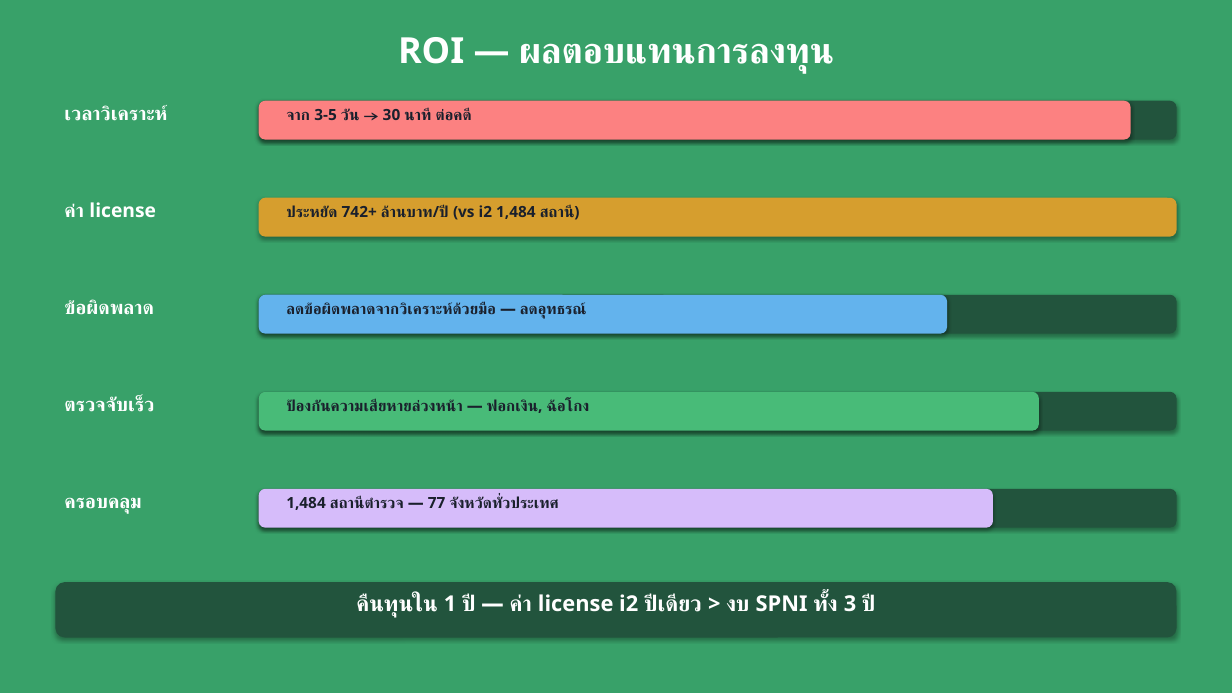
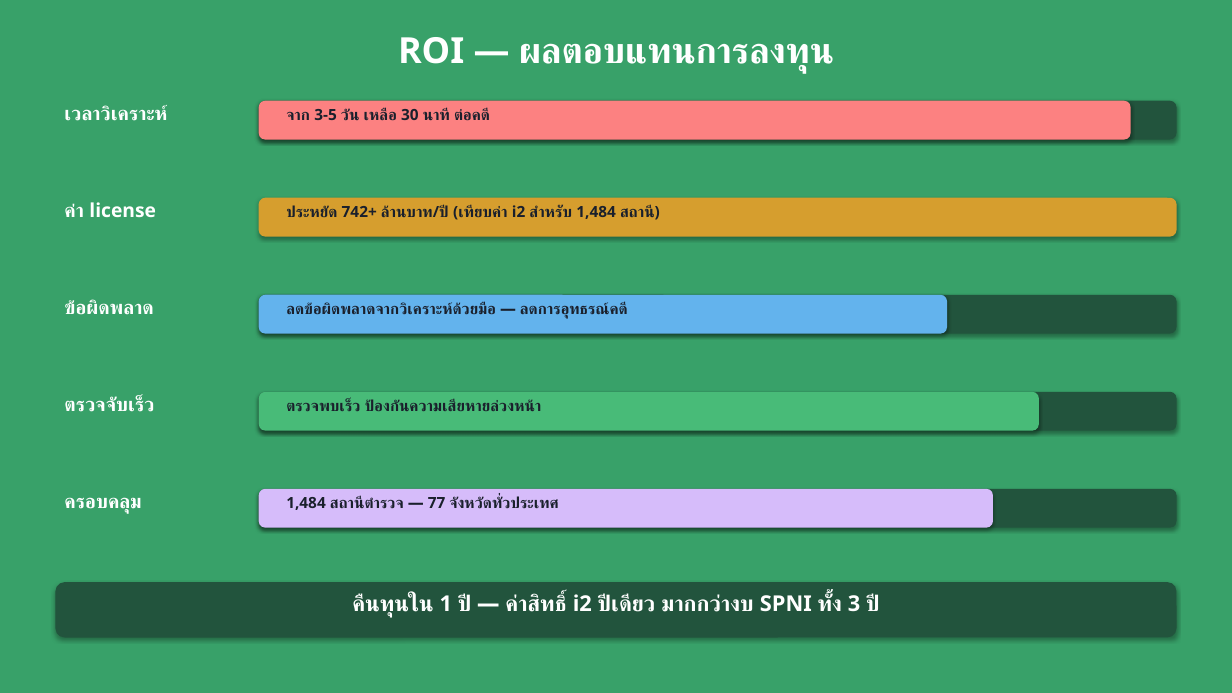
Before and after one commit to numsarai/Saraithong-BSIE, a slide deck: slide 20 of docs/SPNI_BSIE_Presentation.pptx. Drawn at 1232x693 pixels with LibreOffice and Linux fonts; fonts in the diff are those of the drawing. Boxes give left, top, right and bottom in pixels: in the first picture for what was removed or moved away, otherwise in the second. Text is boxed around its words. In the diff, an @@ line names an element or a change of style, - is before the commit and + after.

```diff
--- a/docs/SPNI_BSIE_Presentation.pptx
+++ b/docs/SPNI_BSIE_Presentation.pptx
@@ text at (286,108,489,121): text changed @@
-จาก 3-5 วัน → 30 นาที ต่อคดี
+จาก 3-5 วัน เหลือ 30 นาที ต่อคดี
@@ text at (286,205,652,219): text changed @@
-ประหยัด 742+ ล้านบาท/ปี (vs i2 1,484 สถานี)
+ประหยัด 742+ ล้านบาท/ปี (เทียบค่า i2 สำหรับ 1,484 สถานี)
@@ text at (286,302,627,319): text changed @@
-ลดข้อผิดพลาดจากวิเคราะห์ด้วยมือ — ลดอุทธรณ์
+ลดข้อผิดพลาดจากวิเคราะห์ด้วยมือ — ลดการอุทธรณ์คดี
@@ text at (286,399,542,411): text changed @@
-ป้องกันความเสียหายล่วงหน้า — ฟอกเงิน, ฉ้อโกง
+ตรวจพบเร็ว ป้องกันความเสียหายล่วงหน้า
@@ text at (352,594,875,618): text changed @@
-คืนทุนใน 1 ปี — ค่า license i2 ปีเดียว > งบ SPNI ทั้ง 3 ปี
+คืนทุนใน 1 ปี — ค่าสิทธิ์ i2 ปีเดียว มากกว่างบ SPNI ทั้ง 3 ปี
```
Also in this commit, not shown: 20 other slides changed, 2 other files.
